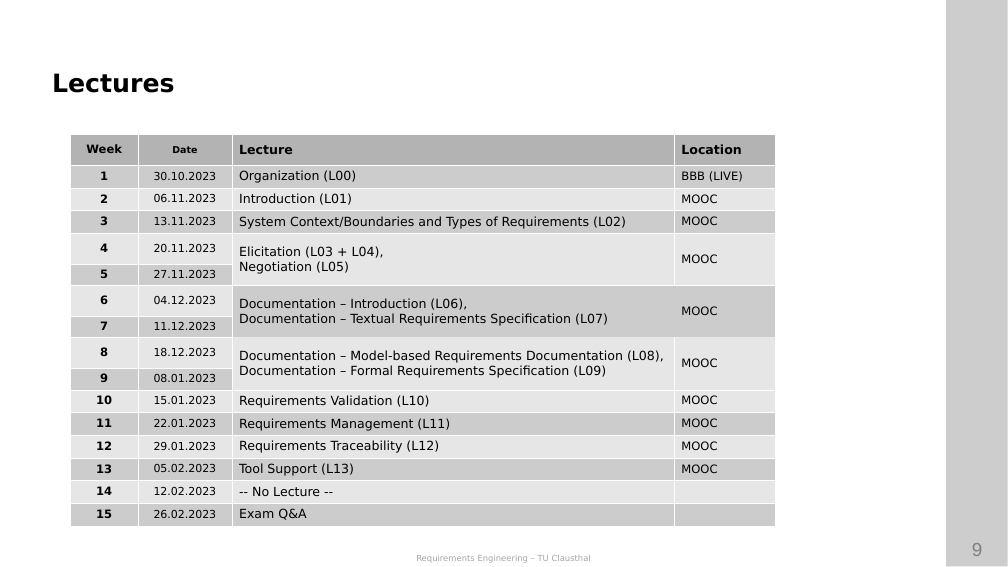
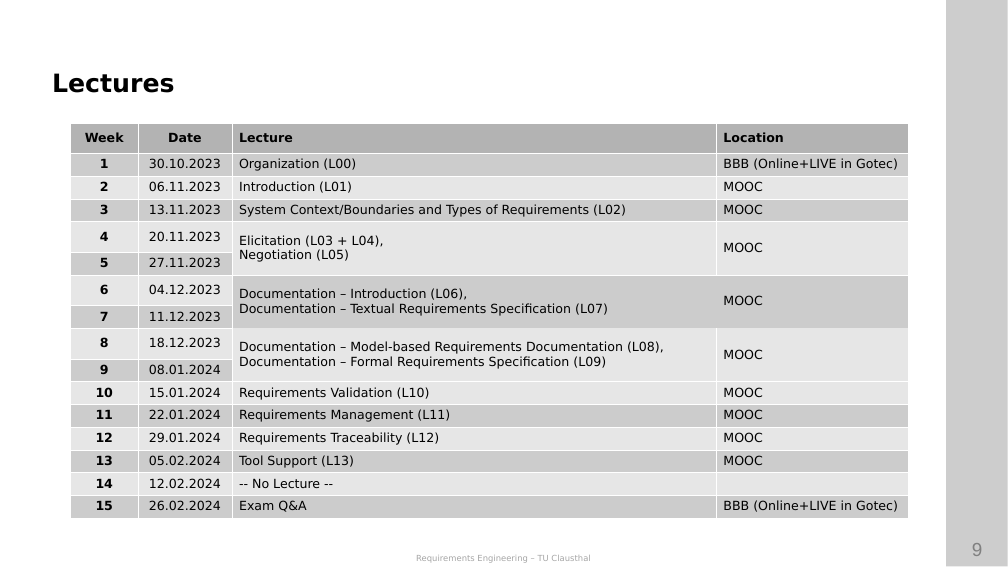
Before and after one commit to ETCE-LAB/teaching-material, a slide deck: slide 9 of Requirements-Engineering/RE-L00-Organization.pptx. Drawn at 1008x567 pixels with LibreOffice and Linux fonts; fonts in the diff are those of the drawing; background and template pictures are left out. Boxes give left, top, right and bottom in pixels: in the first picture for what was removed or moved away, otherwise in the second. Text is boxed around its words. In the diff, an @@ line names an element or a change of style, - is before the commit and + after.

```diff
--- a/Requirements-Engineering/RE-L00-Organization.pptx
+++ b/Requirements-Engineering/RE-L00-Organization.pptx
@@ table at (70,123,909,526) @@
-row 2, column 4: BBB (LIVE)
+row 2, column 4: BBB (Online+LIVE in Gotec)
-row 10, column 2: 08.01.2023
+row 10, column 2: 08.01.2024
-row 11, column 2: 15.01.2023
+row 11, column 2: 15.01.2024
-row 12, column 2: 22.01.2023
+row 12, column 2: 22.01.2024
-row 13, column 2: 29.01.2023
+row 13, column 2: 29.01.2024
-row 14, column 2: 05.02.2023
+row 14, column 2: 05.02.2024
-row 15, column 2: 12.02.2023
+row 15, column 2: 12.02.2024
-row 16, column 2: 26.02.2023
+row 16, column 2: 26.02.2024
-row 16, column 4: 
+row 16, column 4: BBB (Online+LIVE in Gotec)
@@ size 11 to 12 pt in "Week", "1", "2", "MOOC" and 21 more places @@
@@ size 9 to 12 pt in "Date" @@
@@ size 10.5 to 12 pt in "30.10.2023", "06.11.2023", "13.11.2023", "20.11.2023" and 4 more places @@
@@ table: place and size @@
-table at (70,135,775,567)
+table at (70,123,909,526)
```
Also in this commit, not shown: 8 other slides changed, 1 slide added, 5 slides removed, 1 other file.
